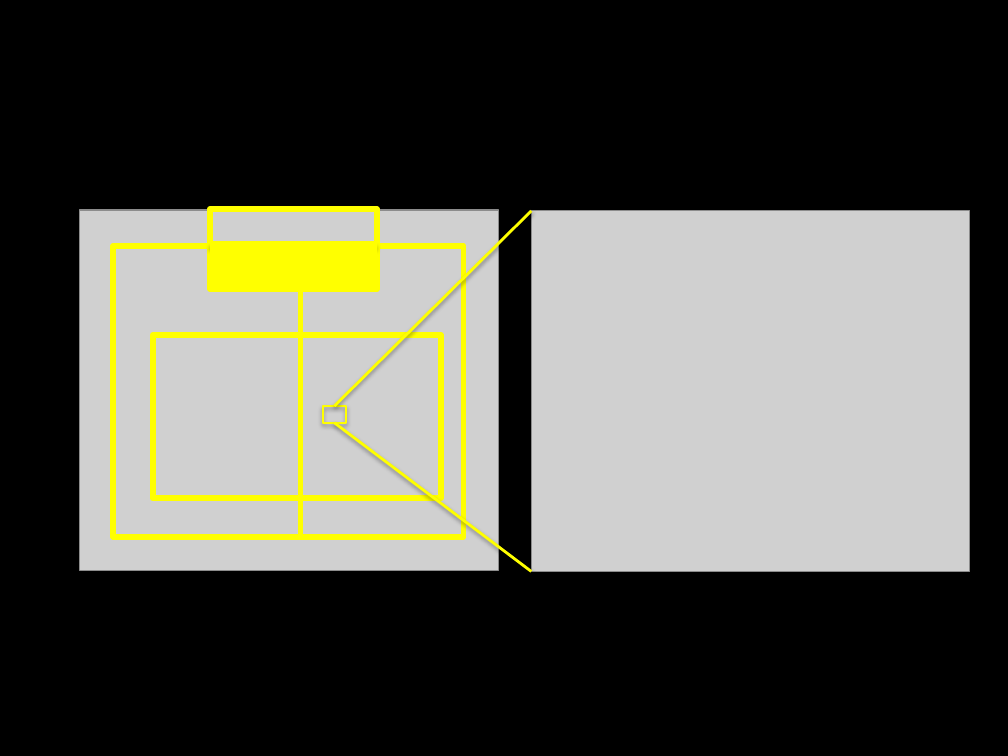
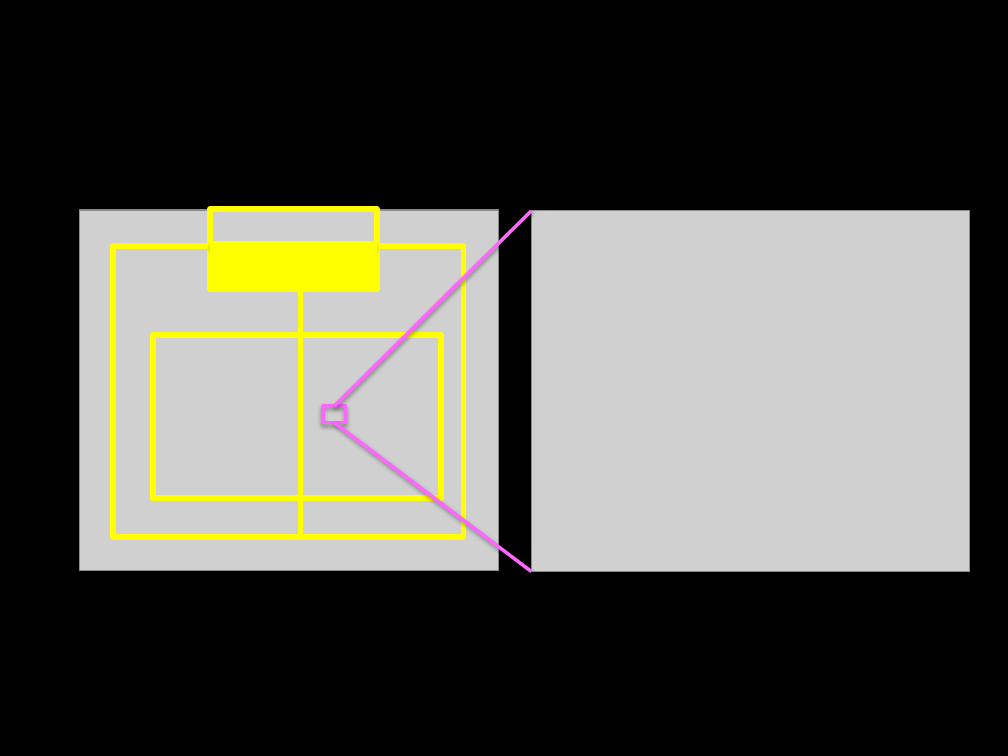
Before and after one commit to LiangLeon/AdaBoostExample, a slide deck: slide 2 of Presentation/Boosting.pptx. Drawn at 1008x756 pixels with LibreOffice and Linux fonts; fonts in the diff are those of the drawing; grey boxes stand for pictures; background and template pictures are left out. Boxes give left, top, right and bottom in pixels: in the first picture for what was removed or moved away, otherwise in the second. Text is boxed around its words. In the diff, an @@ line names an element or a change of style, - is before the commit and + after.

```diff
--- a/Presentation/Boosting.pptx
+++ b/Presentation/Boosting.pptx
@@ line (335, 406) - (531, 211): stroke #FFFF00 2 pt to #FF66FF 2.5 pt @@
@@ rectangle at (323,406,345,423): outline #FFFF00 1.5 pt to #FF66FF 2.5 pt @@
@@ line (335, 422) - (531, 572): stroke #FFFF00 2 pt to #FF66FF 2.5 pt @@
```
Also in this commit, not shown: 11 other slides changed, 4 slides added, 2 slides removed.
